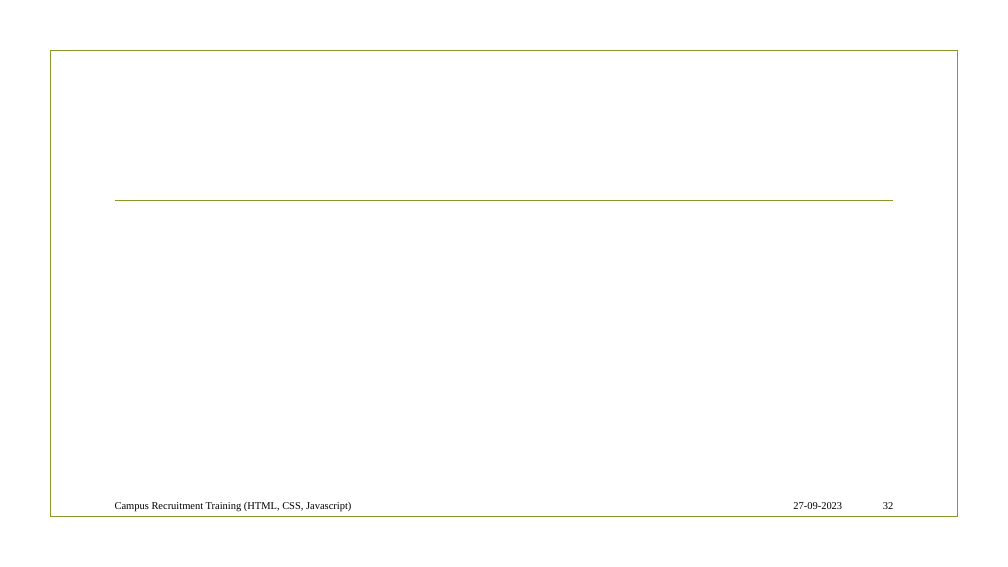
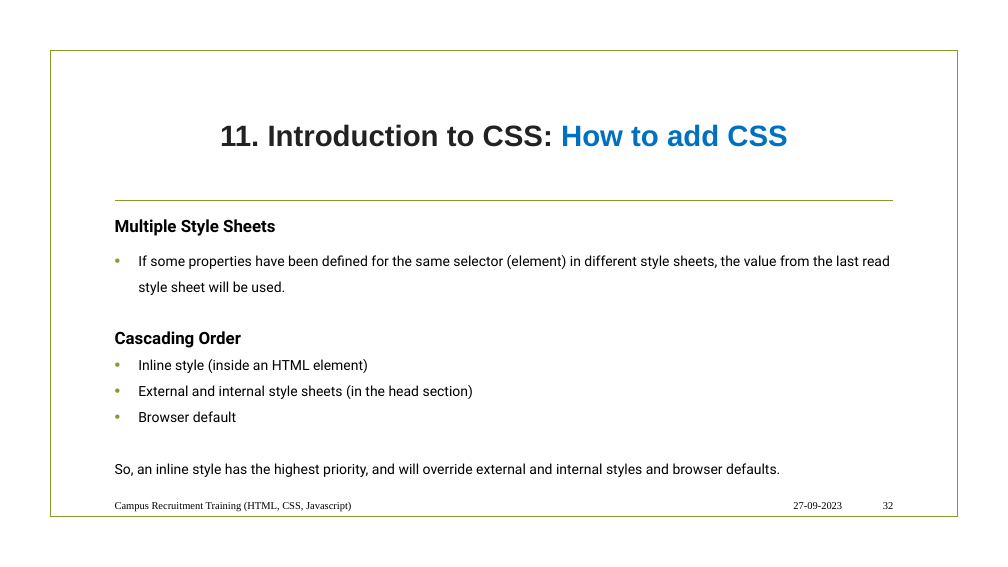
Before and after one commit to dayanandyadav205/CRT, a slide deck: slide 32 of ppt/CRT (PPT).pptx. Drawn at 1008x567 pixels with LibreOffice and Linux fonts; fonts in the diff are those of the drawing; background and template pictures are left out. Boxes give left, top, right and bottom in pixels: in the first picture for what was removed or moved away, otherwise in the second. Text is boxed around its words. In the diff, an @@ line names an element or a change of style, - is before the commit and + after.

```diff
--- a/ppt/CRT (PPT).pptx
+++ b/ppt/CRT (PPT).pptx
@@ title added at box(220, 124, 787, 147), 28 pt, text #222222, bold @@
+11. Introduction to CSS: How to add CSS
@@ text added at box(115, 219, 889, 477), 13.3 pt, text #000000 @@
+Multiple Style Sheets
+• If some properties have been defined for the same selector (element) in different style sheets, the value from the last read style sheet will be used.
+Cascading Order
+• Inline style (inside an HTML element)
+• External and internal style sheets (in the head section)
+• Browser default
+So, an inline style has the highest priority, and will override external and internal styles and browser defaults.
```
Also in this commit, not shown: 3 other slides changed, 1 other file.
